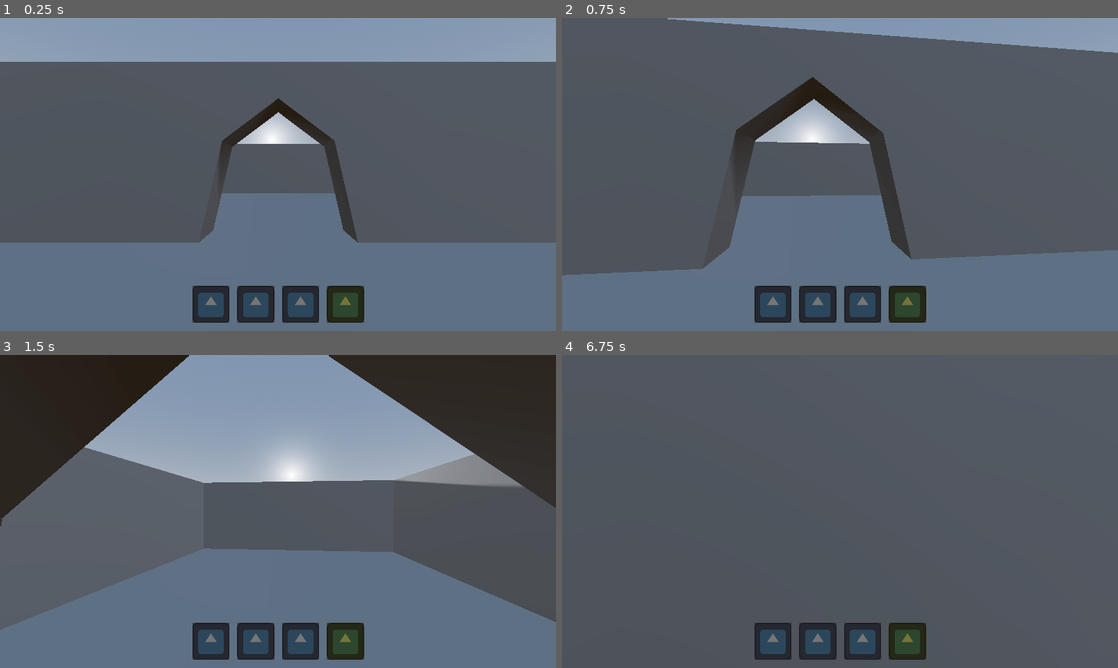
Above: before the commit, frames 1-4 (two rows, left to right).
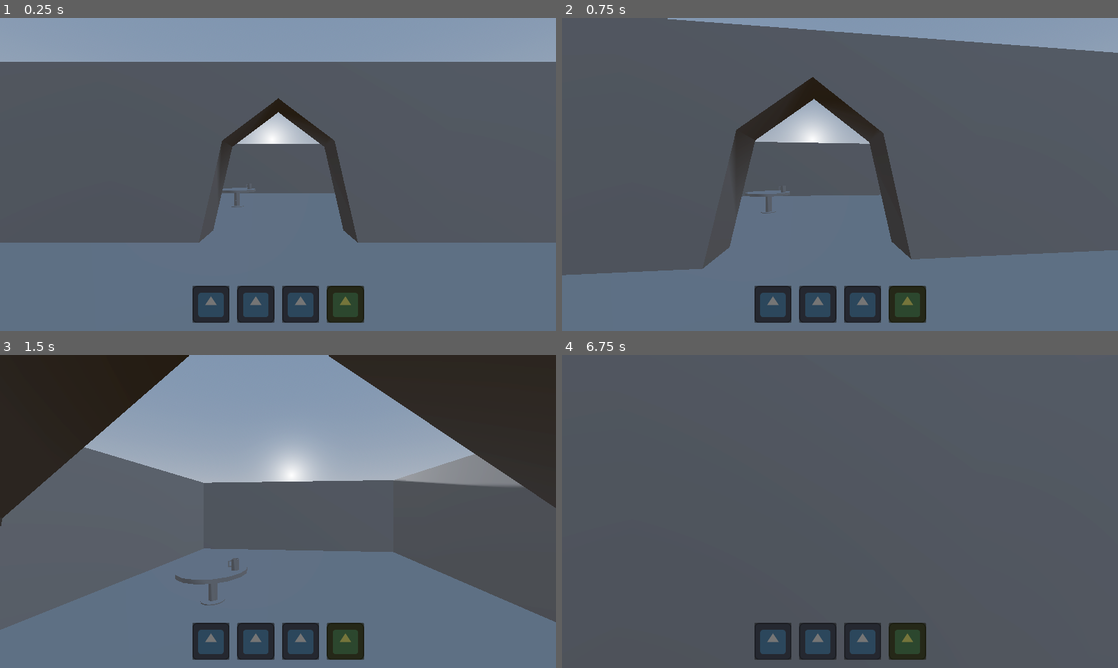
Above: after the commit, the same moments.

Repository: jyatch/3DPractice
Game: Godot game, scene res://main.tscn
The game is run twice, just before and just after one commit, with the same random seed, the same clock (stepped at 60 frames per second) and the same inputs. The project has no main scene, so this scene is started directly. The engine's default icon, where the game draws it, is replaced by a stand-in: a white triangle on a blue panel in a dark square.
Inputs (mouse positions are in pixels of both pictures, inside the frame that each line leads up to):
- Up to frame 1 (0.25 s): no input
- Up to frame 2 (0.75 s): tap Enter at 0.5 s; move the mouse to (867, 174) at 0.52 s; hold W (move_up) from 0.53 s (still down); tap E (pickup, bound only after the commit) at 0.6 s
- Up to frame 3 (1.5 s): keep holding W (move_up); tap Space (jump) at 0.77, 0.8, 1.07, 1.35 s; move the mouse to (250, 511) at 1.27 s
- Up to frame 4 (6.75 s): tap Space (jump) at 1.52, 1.82, 2.3, 3.02, 3.32, 3.77, 3.8, 4.07, 4.25, 4.35, 4.52, 4.82, 5.3, 5.75, 6.02, 6.32 s; tap E (pickup, bound only after the commit) at 1.55, 2.85, 3.6, 4.55, 5.85, 6.6 s; move the mouse to (851, 505) at 2.02 s; click (851, 505) at 2.1 s; move the mouse to (834, 517) at 2.77 s; move the mouse to (878, 514) at 3.52 s; move the mouse to (795, 508) at 4.27 s; tap Enter at 5, 6.5 s; move the mouse to (845, 511) at 5.02 s; click (845, 511) at 5.1 s; move the mouse to (817, 505) at 5.77 s; release W (move_up) at 5.78 s; hold D (move_right) 5.78-6.53 s; move the mouse to (867, 511) at 6.52 s; hold W (move_up) from 6.53 s (still down)

The runs differ from the first frame. In frame 1, less than 0.1% of the frame differs, in the area x 40-46%, y 54-61%; in frame 2, 0.1%; in frame 3, 0.3%, in the area x 31-45%, y 64-80%; in frame 4, less than 0.1%.

Commit message:
table, tankard, and pickup controls

Diff:
--- a/game.tscn
+++ b/game.tscn
@@ -1,6 +1,8 @@
-[gd_scene load_steps=5 format=3 uid="uid://db7bfva4fk4ka"]
+[gd_scene load_steps=7 format=3 uid="uid://db7bfva4fk4ka"]
 
 [ext_resource type="PackedScene" uid="uid://chby8nkljmbrq" path="res://player.tscn" id="1_abts6"]
+[ext_resource type="PackedScene" uid="uid://c7t22sl6j55vd" path="res://table.tscn" id="2_c2x5c"]
+[ext_resource type="PackedScene" uid="uid://d2wlvwyt65fcw" path="res://tankard.tscn" id="2_iiyk0"]
 
 [sub_resource type="ProceduralSkyMaterial" id="ProceduralSkyMaterial_g7od3"]
 sky_horizon_color = Color(0.64625, 0.65575, 0.67075, 1)
@@ -53,3 +55,12 @@
 
 [node name="Player" parent="." instance=ExtResource("1_abts6")]
 transform = Transform3D(-1, 0, 8.74228e-08, 0, 1, 0, -8.74228e-08, 0, -1, 0, 1.5, 0)
+speed = 5.0
+jump_velocity = 4.5
+mouse_sensitivity = 0.001
+
+[node name="Tankard" parent="." instance=ExtResource("2_iiyk0")]
+transform = Transform3D(0.2, 0, 0, 0, 0.2, 0, 0, 0, 0.2, 1.35188, 1.46134, 9.57925)
+
+[node name="Table" parent="." instance=ExtResource("2_c2x5c")]
+transform = Transform3D(1, 0, 0, 0, 1, 0, 0, 0, 1, 1.95207, 1.27615, 9.63957)
--- a/player.gd
+++ b/player.gd
@@ -1,10 +1,15 @@
 extends CharacterBody3D
+
+# Now that we have the hotbar, I want the player to be able to pick things up.
+# For now, we can just make a drink that they can grab. We will make a table
+# With the CSG
 
 @export var speed: float = 5.0
 @export var jump_velocity: float = 4.5
 @export var mouse_sensitivity: float = 0.001
 
 @onready var hotbar = $Hotbar
+@onready var raycast = $Head/Camera3D/RayCast3D
 
 var camera: Camera3D
 var pitch: float = 0.0
@@ -24,6 +29,13 @@
 	# Add the gravity.
 	if not is_on_floor():
 		velocity += get_gravity() * delta
+
+	# Pickup controls
+	if raycast.is_colliding():
+		if Input.is_action_just_pressed("pickup"):
+			var obj = raycast.get_collider()
+			if obj.is_in_group("items") and obj.has_method("picked_up"):
+				obj.picked_up()
 
 	# hotbar controls
 	for i in range(1, 5):
--- a/player.tscn
+++ b/player.tscn
@@ -27,3 +27,6 @@
 transform = Transform3D(1, 0, 0, 0, 1, 0, 0, 0, 1, 0, 0.5, 0)
 
 [node name="Camera3D" type="Camera3D" parent="Head"]
+
+[node name="RayCast3D" type="RayCast3D" parent="Head/Camera3D"]
+unique_name_in_owner = true
--- a/project.godot
+++ b/project.godot
@@ -81,3 +81,8 @@
 "events": [Object(InputEventKey,"resource_local_to_scene":false,"resource_name":"","device":-1,"window_id":0,"alt_press …(191 unchanged characters)…
 ]
 }
+pickup={
+"deadzone": 0.5,
+"events": [Object(InputEventKey,"resource_local_to_scene":false,"resource_name":"","device":-1,"window_id":0,"alt_pressed":false,"shift_pressed":false,"ctrl_pressed":false,"meta_pressed":false,"pressed":false,"keycode":0,"physical_keycode":69,"key_label":0,"unicode":101,"location":0,"echo":false,"script":null)
+]
+}
--- /dev/null
+++ b/table.tscn
@@ -0,0 +1,19 @@
+[gd_scene format=3 uid="uid://c7t22sl6j55vd"]
+
+[node name="Table" type="Node3D"]
+
+[node name="CSGCombiner3D" type="CSGCombiner3D" parent="."]
+use_collision = true
+
+[node name="Top" type="CSGCylinder3D" parent="CSGCombiner3D"]
+transform = Transform3D(1.75431, 0, 0, 0, 0.175431, 0, 0, 0, 1.75431, 0, 0, 0)
+height = 0.558682
+sides = 16
+
+[node name="Pillar" type="CSGCylinder3D" parent="CSGCombiner3D"]
+transform = Transform3D(0.25, 0, 0, 0, 0.4, 0, 0, 0, 0.25, 0, -0.36124, 0)
+
+[node name="Bottom" type="CSGCylinder3D" parent="CSGCombiner3D"]
+transform = Transform3D(0.61, 0, 0, 0, 0.051, 0, 0, 0, 0.61, 0, -0.751184, 0)
+height = 0.558682
+sides = 16
--- /dev/null
+++ b/tankard.gd
@@ -0,0 +1,8 @@
+extends Node3D
+
+var item_name = "Tankard"
+var icon : Texture2D = preload("res://Barrel.png")
+
+func pickup(player):
+	player.add_to_hotbar(self)
+	queue_free()
--- /dev/null
+++ b/tankard.tscn
@@ -0,0 +1,30 @@
+[gd_scene load_steps=2 format=3 uid="uid://d2wlvwyt65fcw"]
+
+[ext_resource type="Script" path="res://tankard.gd" id="1_m1a2x"]
+
+[node name="Tankard" type="Node3D"]
+transform = Transform3D(0.2, 0, 0, 0, 0.2, 0, 0, 0, 0.2, 0, 0, 0)
+script = ExtResource("1_m1a2x")
+
+[node name="CSGCombiner3D" type="CSGCombiner3D" parent="."]
+use_collision = true
+
+[node name="Outside" type="CSGCylinder3D" parent="CSGCombiner3D"]
+transform = Transform3D(1, 0, 0, 0, 0.683558, 0, 0, 0, 1, 0, 0, 0)
+
+[node name="Inside" type="CSGCylinder3D" parent="CSGCombiner3D"]
+transform = Transform3D(0.783503, 0, 0, 0, 0.732063, 0, 0, 0, 0.783503, 0, 0.065375, 0)
+operation = 2
+height = 1.77965
+
+[node name="Handle1" type="CSGBox3D" parent="CSGCombiner3D"]
+transform = Transform3D(0.135953, 0, 0.0530523, 0, 0.145938, 0, -0.0530523, 0, 0.135953, 0.574248, 0.445529, -0.241496)
+size = Vector3(3.00635, 1, 1)
+
+[node name="Handle2" type="CSGBox3D" parent="CSGCombiner3D"]
+transform = Transform3D(0.135953, 0, 0.0530523, 0, 0.145938, 0, -0.0530523, 0, 0.135953, 0.574248, -0.217664, -0.241496)
+size = Vector3(3.00635, 1, 1)
+
+[node name="BigHandle" type="CSGBox3D" parent="CSGCombiner3D"]
+transform = Transform3D(0.231584, 0, 0.0370883, 0, 1, 0, -0.0903372, 0, 0.0950775, 0.717867, 0.125284, -0.29925)
+size = Vector3(0.571533, 0.765137, 1.4151)
Binary file added: Barrel.png
Not shown, added: Barrel.png.import
